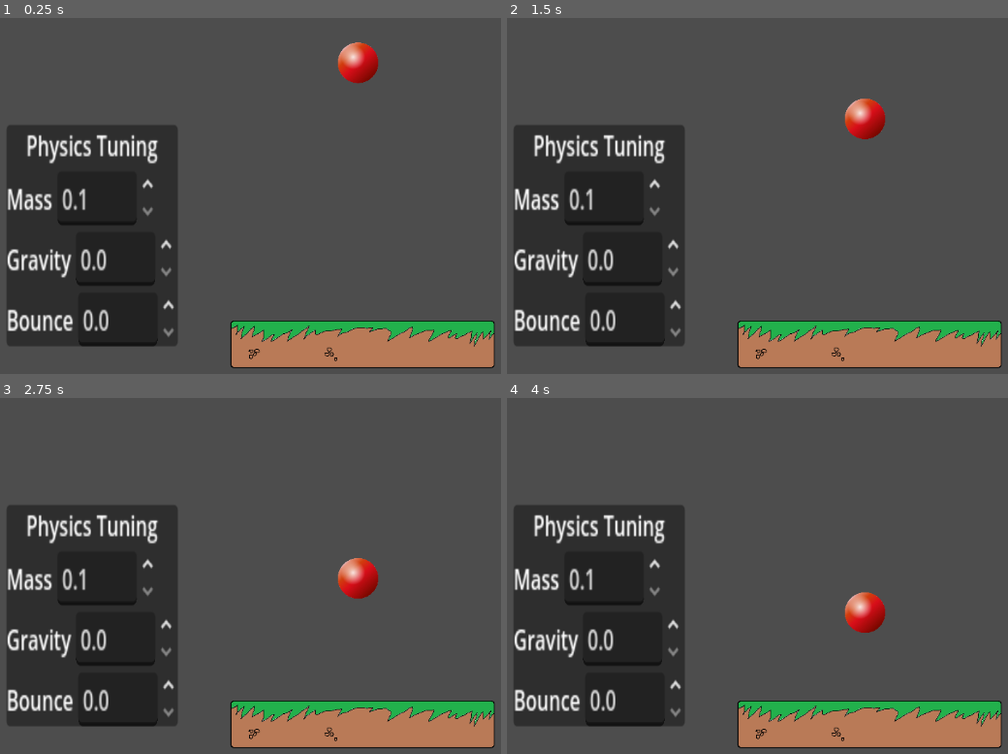
Above: before the commit, frames 1-4 (two rows, left to right).
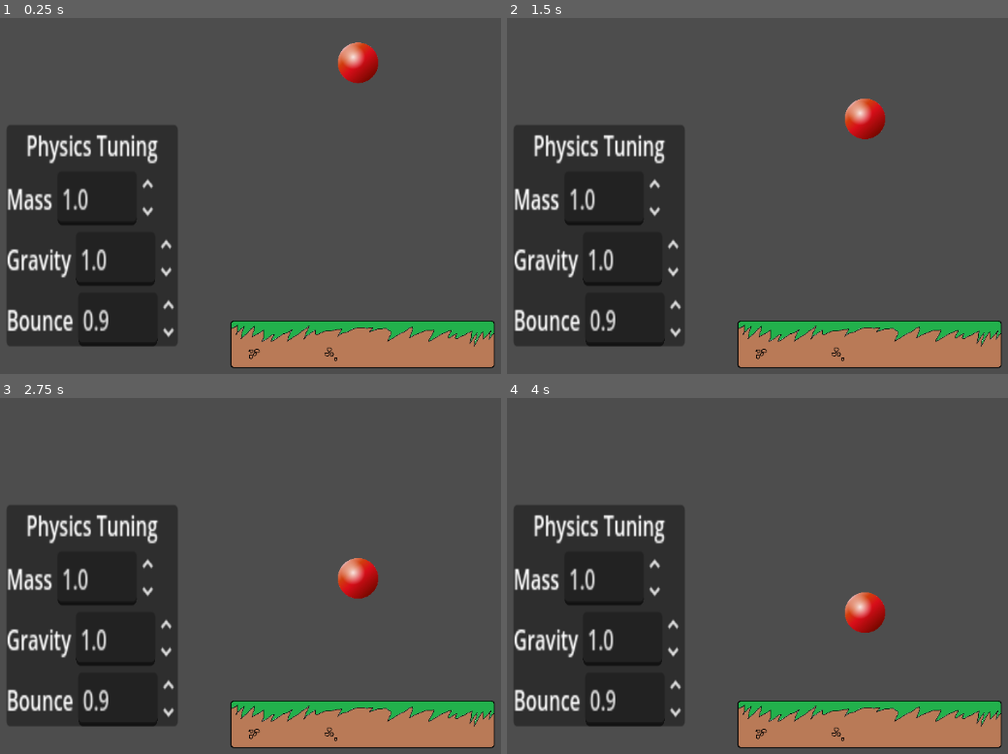
Above: after the commit, the same moments.

Repository: Tortiz-CSUF/bouncing-ball-simulator
Game: Godot game, scene res://scenes/main.tscn
Two runs of this game, one before a commit and one after it. Both use one fixed random seed, a clock stepped at 60 frames per second and the inputs below.
Inputs:
- Up to frame 1 (0.25 s): no input
- Up to frame 2 (1.5 s): no input
- Up to frame 3 (2.75 s): no input
- Up to frame 4 (4 s): no input

The runs differ from the first frame. In frame 1, 0.4% of the frame differs, in the area x 12-35%, y 47-90%; in frame 2, 0.4%; in frame 3, 0.4%; in frame 4, 0.4%.

Commit message:
main.gd attached to Main Scene and Tested
Attached main.gd script to Main Scene. Tested the script behavior in "Play" environment. Confirmed that all is working as it should.
- ball bounces against platform
- UI allows for physics value changes which take effect and reflect values.

Diff:
--- a/scenes/main.tscn
+++ b/scenes/main.tscn
@@ -1,6 +1,7 @@
-[gd_scene load_steps=6 format=3 uid="uid://byvuhoo1y8si5"]
+[gd_scene load_steps=7 format=3 uid="uid://byvuhoo1y8si5"]
 
 [ext_resource type="Texture2D" uid="uid://jo8crurc127o" path="res://assets/sprites/Red-Ball-PNG.png" id="1_0wfyh"]
+[ext_resource type="Script" uid="uid://2ct212ivof5e" path="res://main.gd" id="1_jyhfs"]
 [ext_resource type="PhysicsMaterial" uid="uid://dene3uj6wqvkn" path="res://Material/BallMaterial.tres" id="1_sugp2"]
 [ext_resource type="Texture2D" uid="uid://0jealvqjf5cu" path="res://assets/sprites/2dplatform.png" id="2_sugp2"]
 
@@ -11,6 +12,7 @@
 size = Vector2(390, 70)
 
 [node name="Main" type="Node2D"]
+script = ExtResource("1_jyhfs")
 
 [node name="Ball" type="RigidBody2D" parent="."]
 position = Vector2(0, -228)
